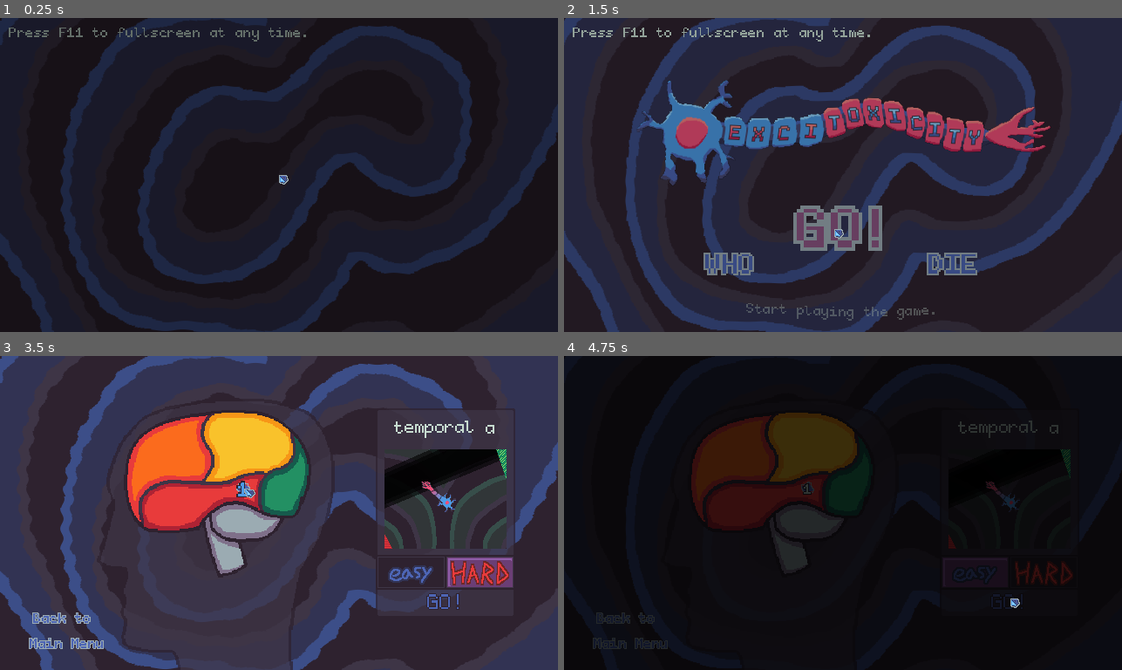
Above: before the commit, frames 1-4 (two rows, left to right).
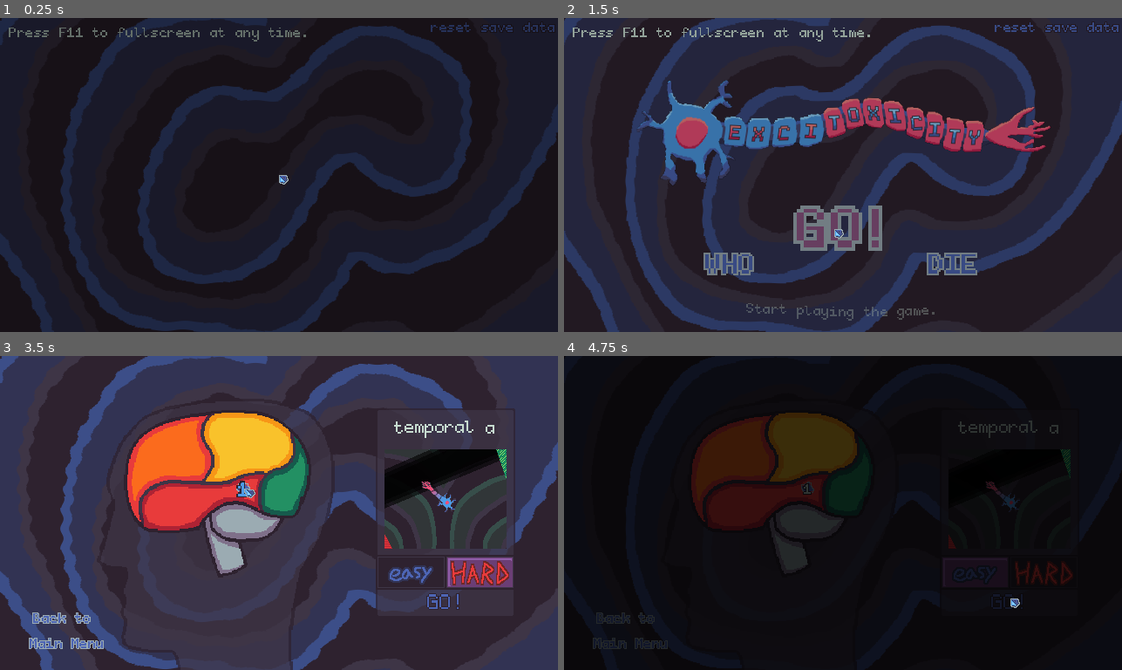
Above: after the commit, the same moments.

Repository: bnhrl/MomentumIsEverythingCountDown
Game: Godot game, scene res://Game/MainMenu/main_menu.tscn
Two runs of this game, one before a commit and one after it. Both use one fixed random seed, a clock stepped at 60 frames per second and the inputs below.
Inputs (mouse positions are in pixels of both pictures, inside the frame that each line leads up to):
- Up to frame 1 (0.25 s): no input
- Up to frame 2 (1.5 s): tap F at 0.5, 1.25 s; move the mouse to (965, 159) at 0.52 s; hold D (right) 0.53-1.28 s; click (965, 159) at 0.6 s; move the mouse to (831, 228) at 1.27 s; hold S (down) from 1.28 s (still down); click (831, 228) at 1.35 s
- Up to frame 3 (3.5 s): move the mouse to (66, 629) at 2.02 s; release S (down) at 2.03 s; hold D (right) 2.03-2.78 s; click (66, 629) at 2.1 s; move the mouse to (245, 487) at 2.77 s; hold W (up) from 2.78 s (still down); click (245, 487) at 2.85 s
- Up to frame 4 (4.75 s): move the mouse to (1010, 572) at 3.52 s; release W (up) at 3.53 s; hold A (left) from 3.53 s (still down); click (1010, 572) at 3.6 s; move the mouse to (1010, 597) at 4.27 s; click (1010, 597) at 4.35 s

The runs differ from the first frame. In frame 1, 0.2% of the frame differs, in the area x 77-100%, y 1-5%; in frame 2, 0.3%; in frame 3, less than 0.1%; in frame 4, nothing differs.

Commit message:
Added save resetting

Diff:
--- a/Game/MainMenu/main_menu.gd
+++ b/Game/MainMenu/main_menu.gd
@@ -66,3 +66,16 @@
 
 func button_unhovered(_button: UIButton) -> void:
 	lbd_hovered = false
+
+
+# Reset
+var warnings_till_reset := 4
+func _on_btn_reset_pressed() -> void:
+	warnings_till_reset -= 1
+	match warnings_till_reset:
+		3: $BtnReset.text = "you sure?"
+		2: $BtnReset.text = "really sure?"
+		1: $BtnReset.text = "last chance..."
+		0:
+			$BtnReset.text = "save deleted"
+			Data.reset_save()
--- a/Game/MainMenu/main_menu.tscn
+++ b/Game/MainMenu/main_menu.tscn
@@ -107,6 +107,15 @@
 horizontal_alignment = 1
 vertical_alignment = 1
 
+[node name="BtnReset" parent="." unique_id=1632076101 instance=ExtResource("1_38cx4")]
+layout_mode = 0
+offset_left = 493.0
+offset_top = -5.0
+offset_right = 640.0
+offset_bottom = 19.0
+text = "reset save data"
+hover_size = Vector2(1, 1.5)
+
 [connection signal="button_hovered" from="BtnStart" to="." method="button_hovered"]
 [connection signal="button_unhovered" from="BtnStart" to="." method="button_unhovered"]
 [connection signal="pressed" from="BtnStart" to="." method="_on_btn_start_pressed"]
@@ -116,3 +125,4 @@
 [connection signal="button_hovered" from="BtnQuit" to="." method="button_hovered"]
 [connection signal="button_unhovered" from="BtnQuit" to="." method="button_unhovered"]
 [connection signal="pressed" from="BtnQuit" to="." method="_on_btn_quit_pressed"]
+[connection signal="pressed" from="BtnReset" to="." method="_on_btn_reset_pressed"]
--- a/_Globals/_Data.gd
+++ b/_Globals/_Data.gd
@@ -35,3 +35,7 @@
 	var json_string := JSON.stringify(save_data)
 	save_file.store_line(json_string)
 	save_file.close()
+
+func reset_save() -> void:
+	Scenes.current_level = 1
+	save()
